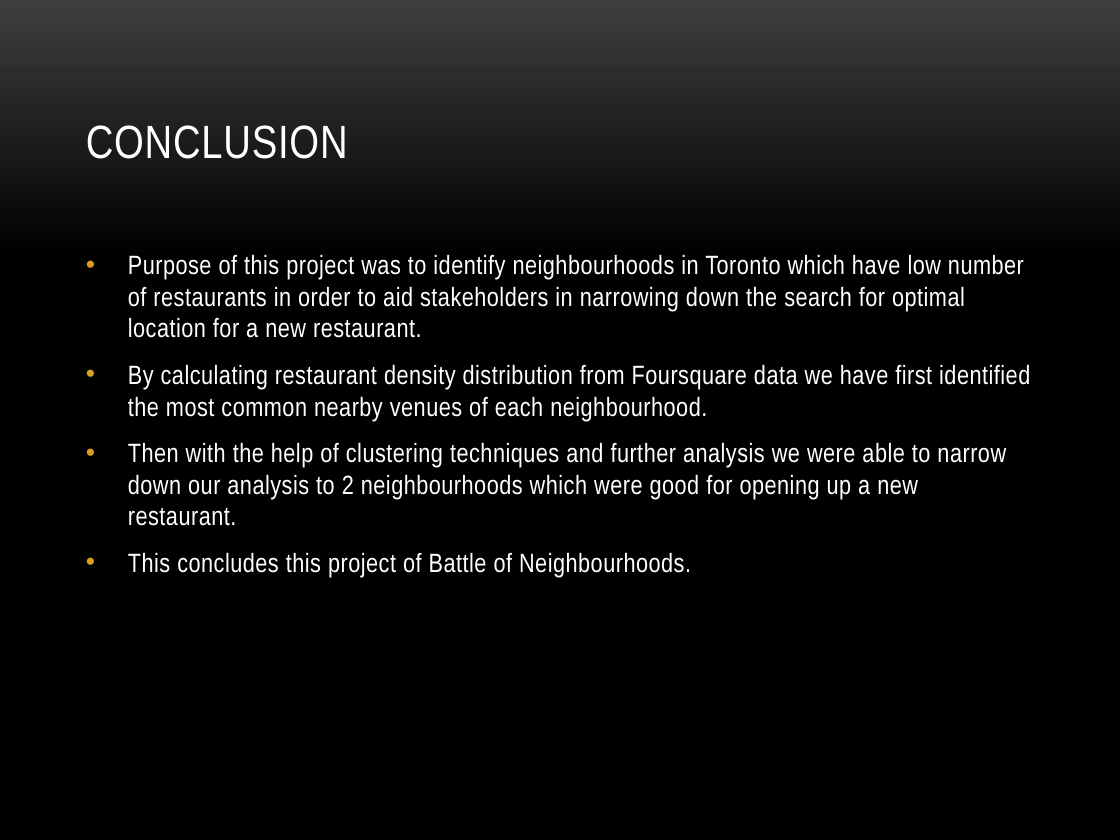
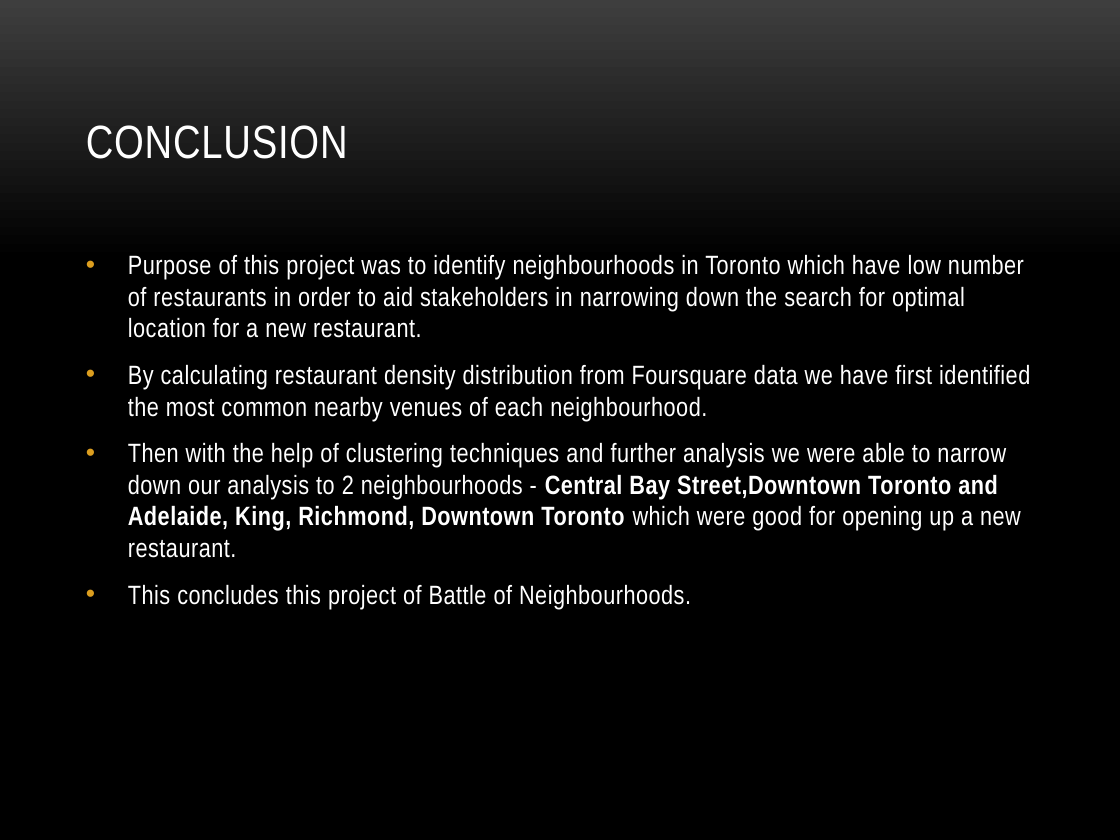
Before and after one commit to LovinChristy/COURSERA_CAPSTONE_PROJECT, a slide deck: slide 9 of Presentation_Capstone_Project.pptx (slide 8 before the commit). Drawn at 1120x840 pixels with LibreOffice and Linux fonts; fonts in the diff are those of the drawing; background and template pictures are left out. Boxes give left, top, right and bottom in pixels: in the first picture for what was removed or moved away, otherwise in the second. Text is boxed around its words. In the diff, an @@ line names an element or a change of style, - is before the commit and + after.

```diff
--- a/Presentation_Capstone_Project.pptx
+++ b/Presentation_Capstone_Project.pptx
@@ text at (128, 442, 1021, 558): text changed @@
-• Then with the help of clustering techniques and further analysis we were able to narrow down our analysis to 2 neighbourhoods which were good for opening up a new restaurant.
+• Then with the help of clustering techniques and further analysis we were able to narrow down our analysis to 2 neighbourhoods - Central Bay Street,Downtown Toronto and Adelaide, King, Richmond, Downtown Toronto which were good for opening up a new restaurant.
```
Also in this commit, not shown: 4 other slides changed, 1 slide added, 1 other file.
